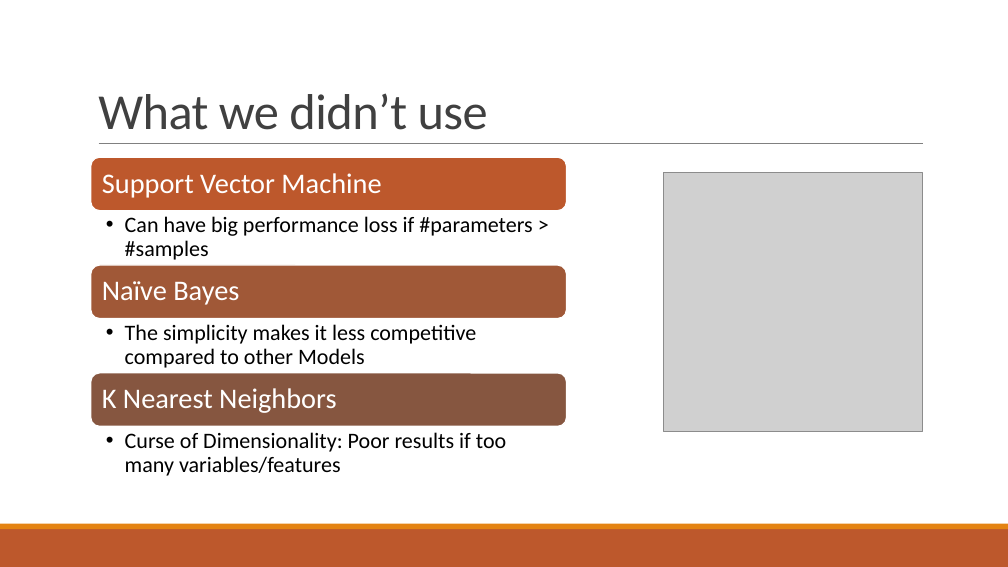
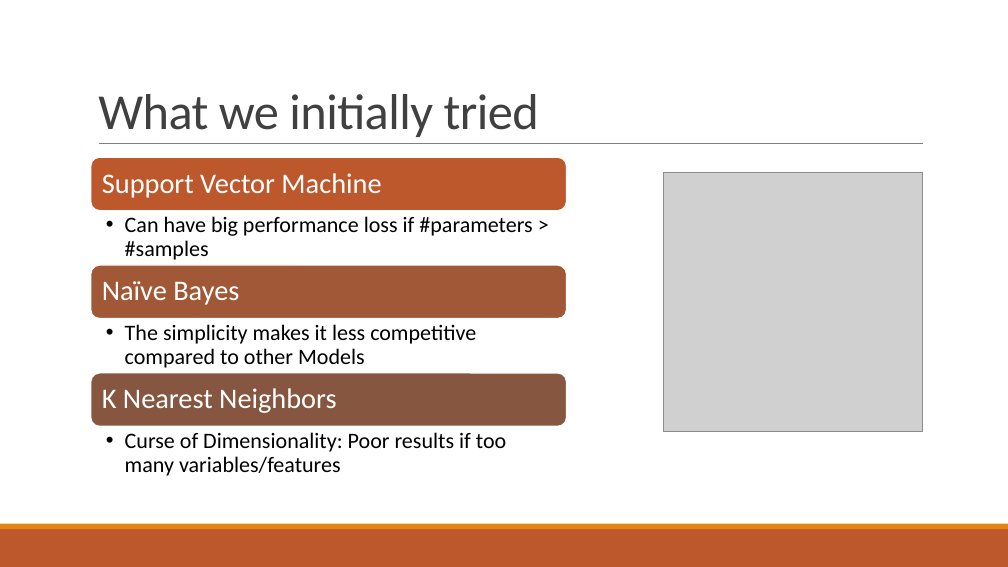
Before and after one commit to suong4554/Machine-Learning-Poly-U, a slide deck: slide 6 of Presentation.pptx. Drawn at 1008x567 pixels with LibreOffice and Linux fonts; fonts in the diff are those of the drawing; grey boxes stand for pictures. Boxes give left, top, right and bottom in pixels: in the first picture for what was removed or moved away, otherwise in the second. Text is boxed around its words. In the diff, an @@ line names an element or a change of style, - is before the commit and + after.

```diff
--- a/Presentation.pptx
+++ b/Presentation.pptx
@@ title at [98,94,539,137]: text changed @@
-What we didn’t use
+What we initially tried
```
Also in this commit, not shown: 6 other slides changed, 1 slide added, 1 slide removed, 7 other files.
